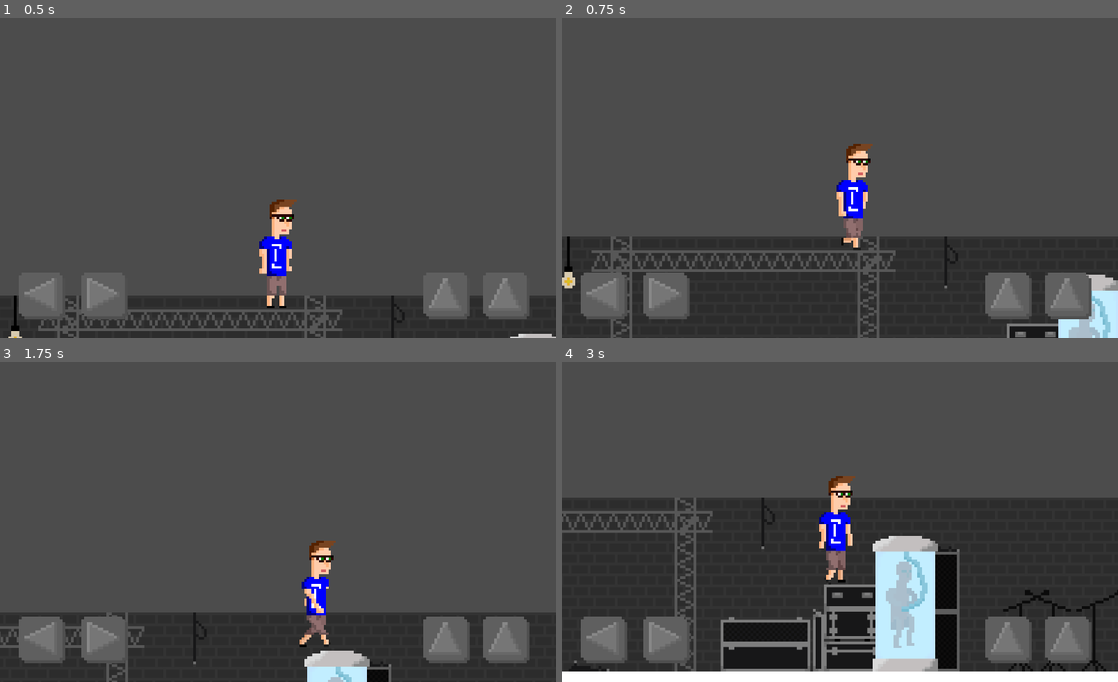
Above: before the commit, frames 1-4 (two rows, left to right).
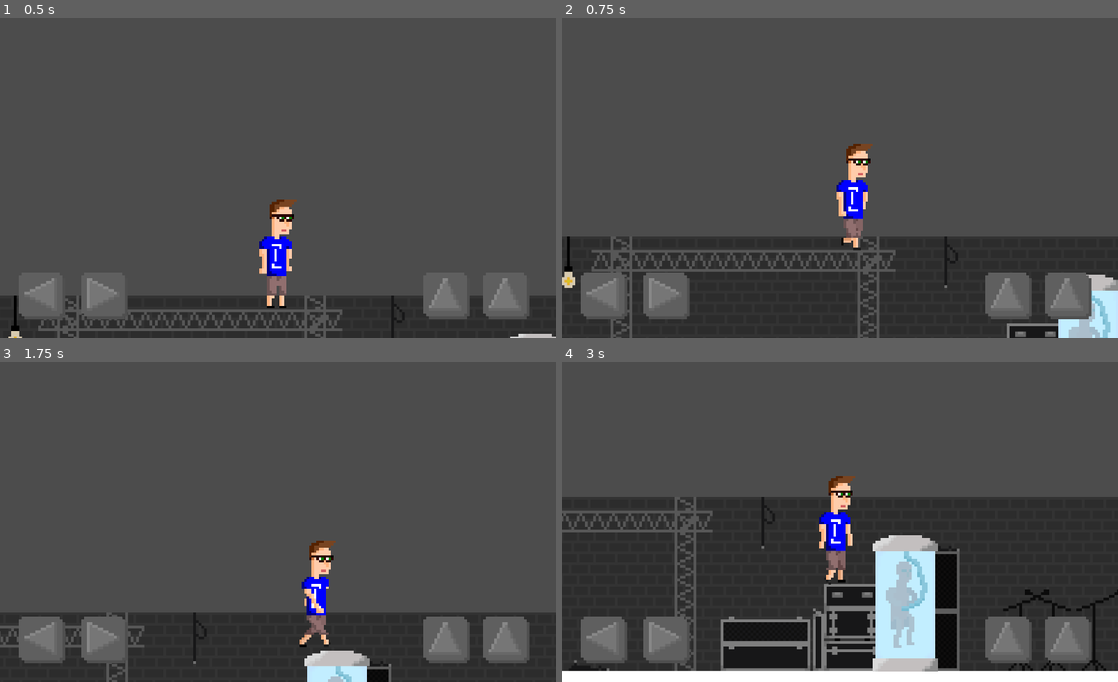
Above: after the commit, the same moments.

Repository: klenganthegame/KlenganTheGame
Game: Godot game, scene res://level/Level1.tscn
Two runs of this game, one before a commit and one after it. Both use one fixed random seed, a clock stepped at 60 frames per second and the inputs below.
Inputs:
- Up to frame 1 (0.5 s): no input
- Up to frame 2 (0.75 s): tap Enter (accept) at 0.5 s; hold D (walk_right) from 0.53 s (still down); hold Enter (accept) from 0.53 s (still down)
- Up to frame 3 (1.75 s): keep holding D (walk_right); tap Space (jump) at 0.77, 1.52 s; release Enter (accept) at 1.28 s; tap Enter (accept) at 1.35 s
- Up to frame 4 (3 s): release D (walk_right) at 2.03 s; hold A (walk_left) 2.03-2.78 s; hold Enter (accept) 2.03-2.78 s; hold D (walk_right) from 2.78 s (still down); tap Enter (accept) at 2.85 s

Frame 1 is identical in both runs. In frame 2, 0.1% of the frame differs, in the area x 0-100%, y 45-100%; in frame 3, 0.1%; in frame 4, 1.1%, in the area x 0-100%, y 42-97%.

Commit message:
smaller Klengan-CollisionBox

Diff:
--- a/objects/level1/Klengan.tscn
+++ b/objects/level1/Klengan.tscn
@@ -32,11 +32,11 @@
 "speed": 10.0
 } ]
 
-[sub_resource type="RectangleShape2D" id=2]
-extents = Vector2( 19.0106, 98.0105 )
-
 [sub_resource type="RectangleShape2D" id=3]
 extents = Vector2( 24.9137, 10 )
+
+[sub_resource type="RectangleShape2D" id=2]
+extents = Vector2( 19.0106, 6.71835 )
 
 [node name="Klengan" type="KinematicBody2D"]
 script = ExtResource( 1 )
@@ -51,15 +51,16 @@
 current = true
 smoothing_enabled = true
 
-[node name="CollisionShape2D" type="CollisionShape2D" parent="."]
-position = Vector2( 0, 0.44014 )
-shape = SubResource( 2 )
-
 [node name="Area2D" type="Area2D" parent="."]
+editor/display_folded = true
 position = Vector2( 0, 90 )
 
 [node name="CollisionShape2D" type="CollisionShape2D" parent="Area2D"]
 shape = SubResource( 3 )
+
+[node name="CollisionShape2D" type="CollisionShape2D" parent="."]
+position = Vector2( -2.39494, 90.9944 )
+shape = SubResource( 2 )
 
 [node name="CanvasLayer" type="CanvasLayer" parent="."]
 
